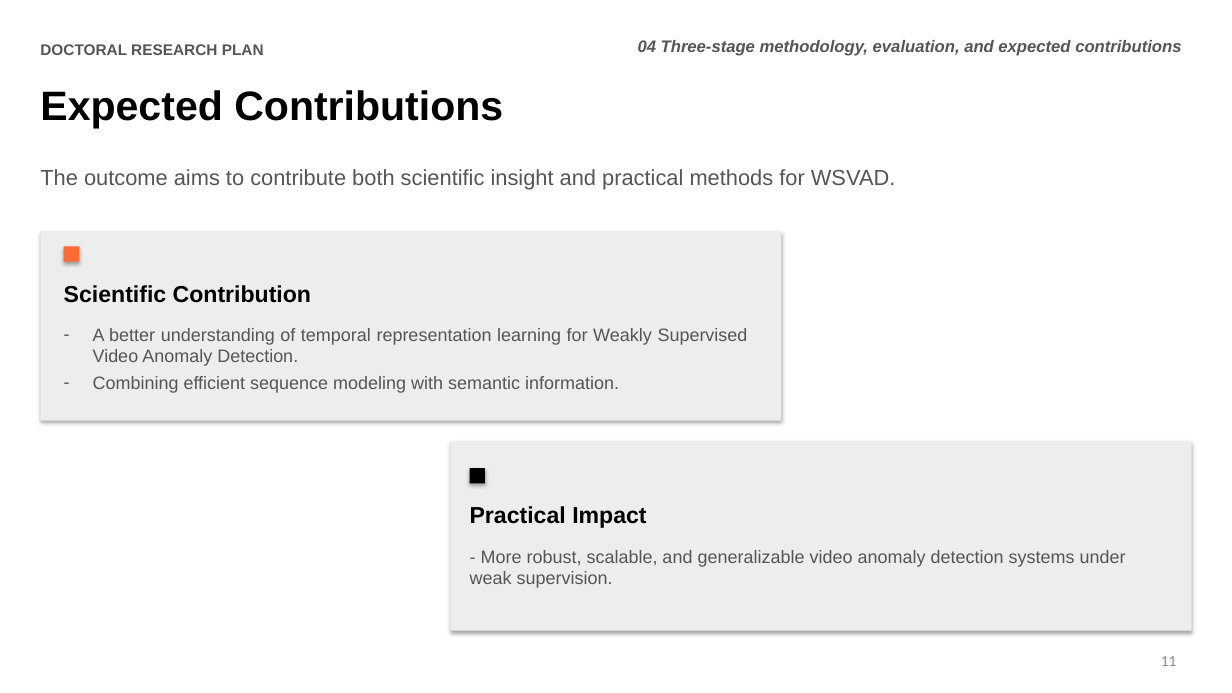
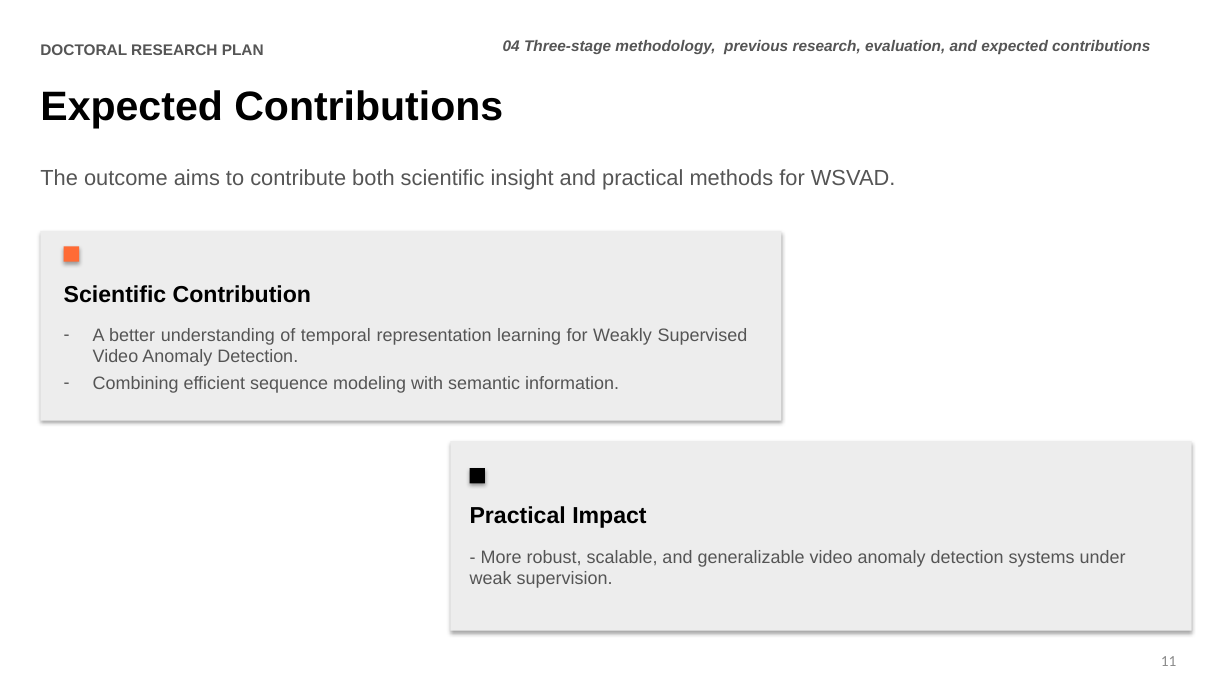
Before and after one commit to zeroxred/research, a slide deck: slide 11 of presentations/research_plan_wsvad_phd_english.pptx. Drawn at 1232x693 pixels with LibreOffice and Linux fonts; fonts in the diff are those of the drawing. Boxes give left, top, right and bottom in pixels: in the first picture for what was removed or moved away, otherwise in the second. Text is boxed around its words. In the diff, an @@ line names an element or a change of style, - is before the commit and + after.

```diff
--- a/presentations/research_plan_wsvad_phd_english.pptx
+++ b/presentations/research_plan_wsvad_phd_english.pptx
@@ text at [503,40,1150,54]: text changed; size 13 to 12 pt @@
-04 Three-stage methodology, evaluation, and expected contributions
+04 Three-stage methodology, previous research, evaluation, and expected contributions
```
Also in this commit, not shown: 2 other slides changed.
